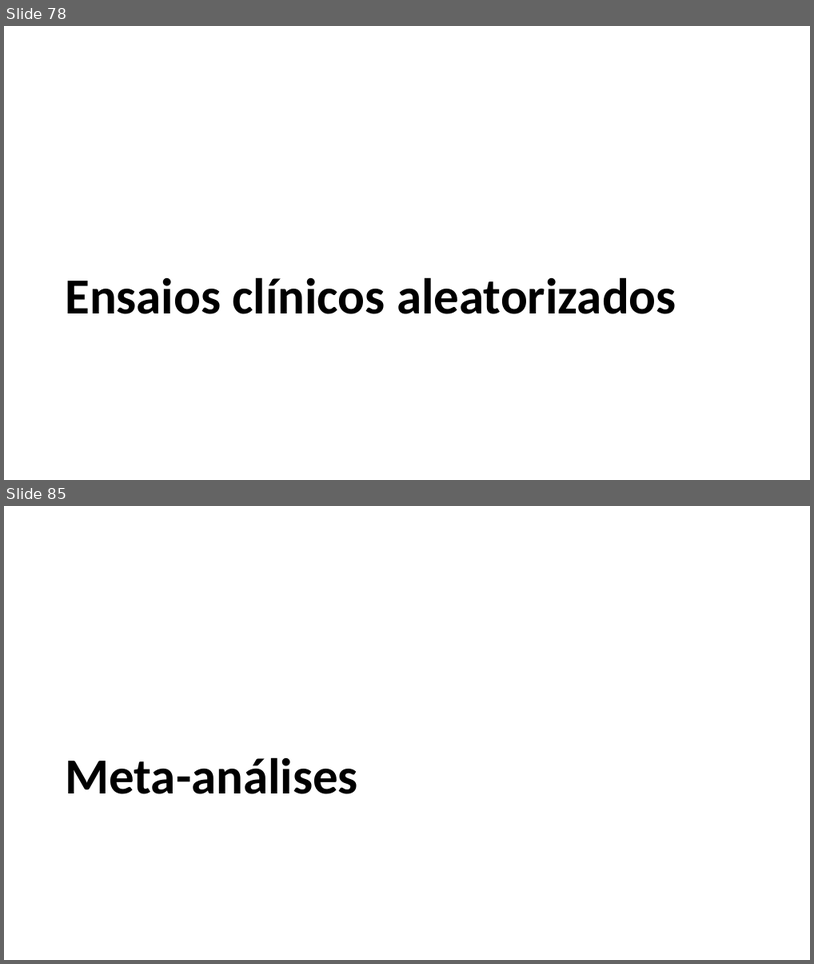
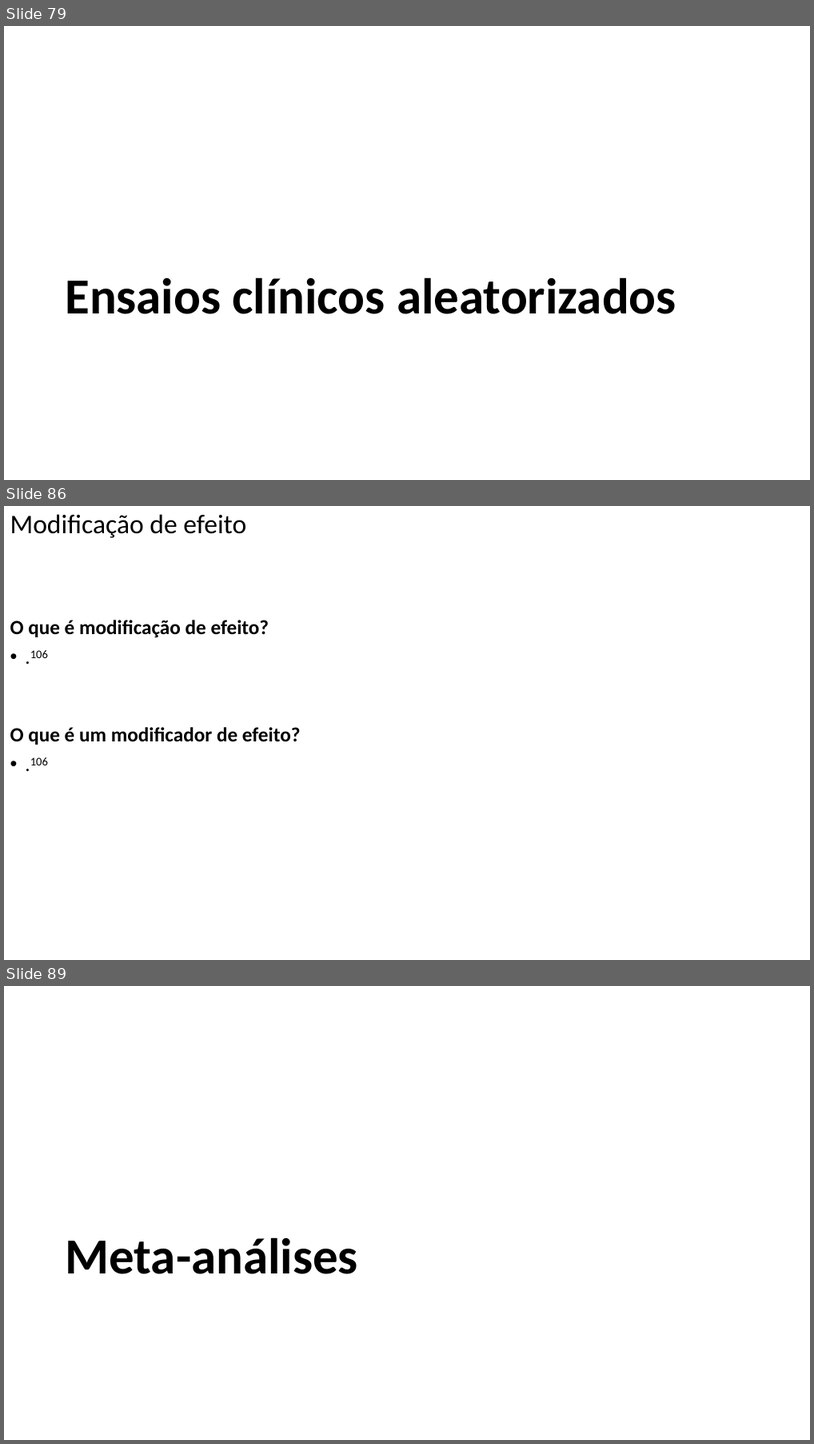
Before and after one commit to FerreiraAS/Ciencia-com-R, a slide deck: Ciência-com-R.pptx. Shown one above the other, each under a label of ours: slides 78 and 85 before the commit, slides 79, 86 and 89 after it; the slides between them are not shown. The pictures are 814x964 and 814x1444 pixels, drawn with LibreOffice and Linux fonts; fonts in the diff are those of the drawing. Boxes give left, top, right and bottom in pixels: in the first picture for what was removed or moved away, otherwise in the second. Text is boxed around its words. In the diff, an @@ line names an element or a change of style, - is before the commit and + after.

```diff
--- a/Ciência-com-R.pptx
+++ b/Ciência-com-R.pptx
@@ slide 86 added at (4,506,810,960), background #FFFFFF @@
@@ title added at (10,514,246,538), 32 pt, text #000000 @@
+Modificação de efeito
@@ text added at (10,620,301,765), 24 pt, text #000000, bold @@
+O que é modificação de efeito?
+• .106
+O que é um modificador de efeito?
+• .106
@@ what was slide 78 is now slide 79 @@
@@ what was slide 85 is now slide 89 @@
```
Also in this commit, not shown: 11 slides changed, 3 other slides added, 45 other files.
